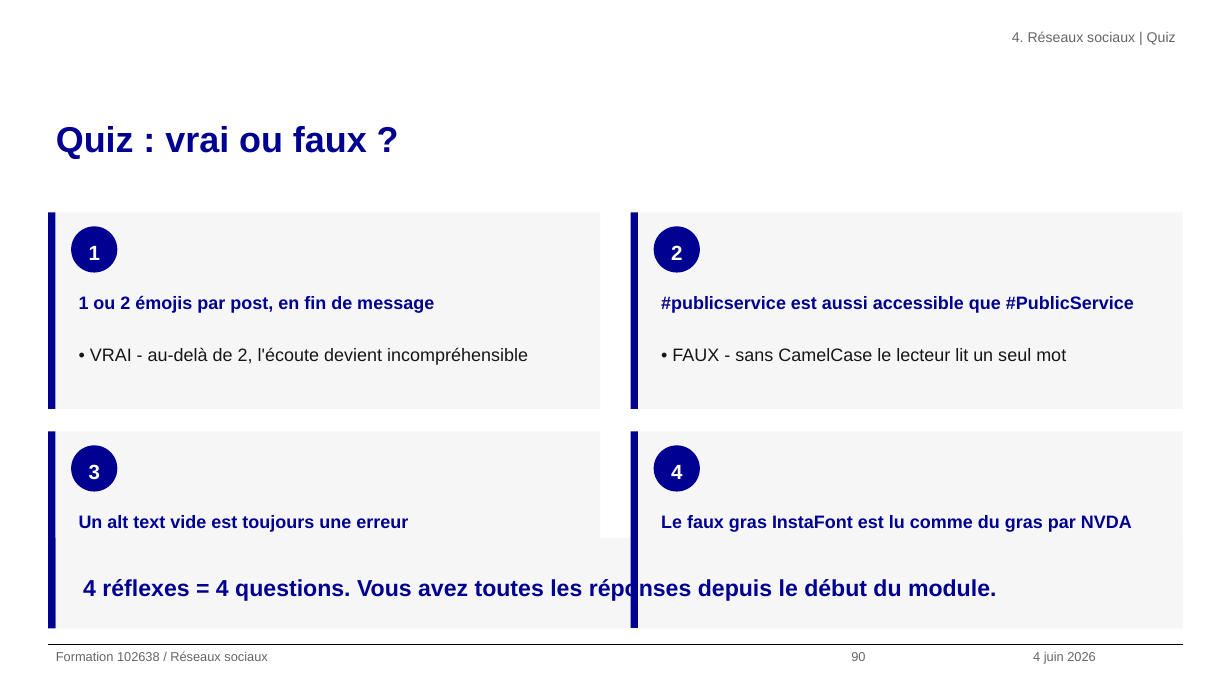
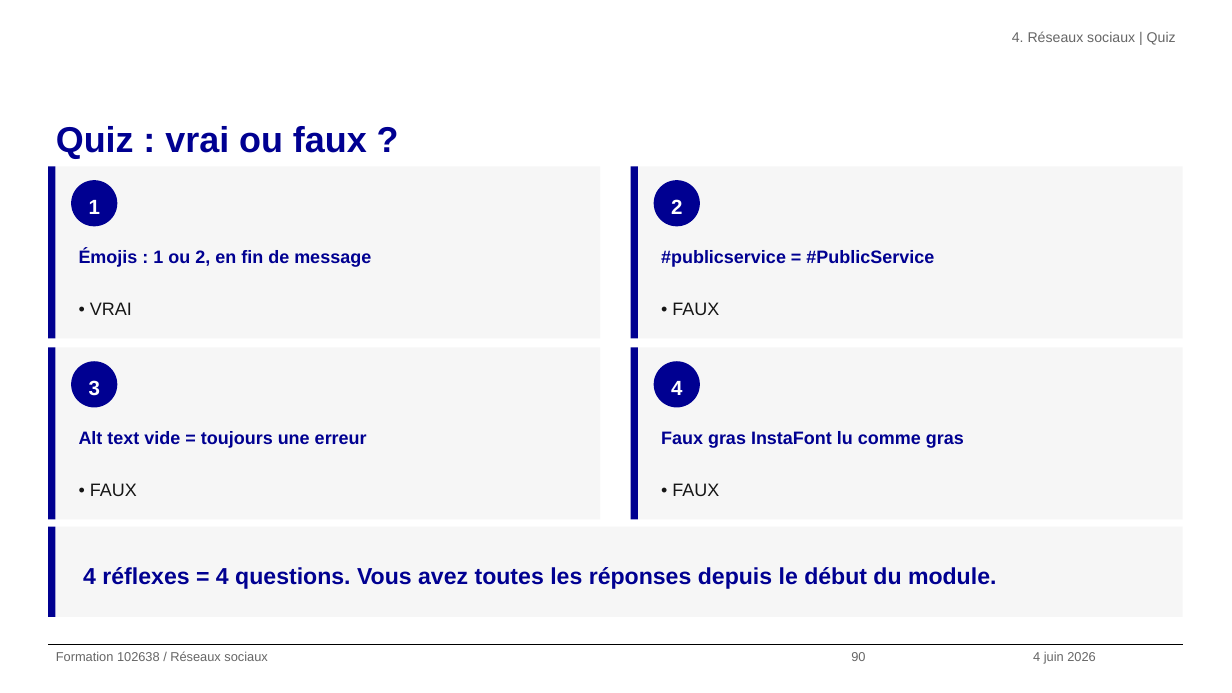
Before and after one commit to alexandra-guiderdoni/usine-fabrication-igpde-102846-ay11, a slide deck: slide 90 of formation-102638-juin-2026.pptx. Drawn at 1232x693 pixels with LibreOffice and Linux fonts; fonts in the diff are those of the drawing; background and template pictures are left out. Boxes give left, top, right and bottom in pixels: in the first picture for what was removed or moved away, otherwise in the second. Text is boxed around its words. In the diff, an @@ line names an element or a change of style, - is before the commit and + after.

```diff
--- a/formation-102638-juin-2026.pptx
+++ b/formation-102638-juin-2026.pptx
@@ rectangle: place and size @@
-rectangle at [48,213,55,409]
+rectangle at [48,166,55,338]
@@ rectangle: place and size @@
-rectangle at [55,213,600,409]
+rectangle at [55,166,600,338]
@@ rectangle: place and size @@
-rectangle at [630,213,638,409]
+rectangle at [630,166,638,338]
@@ rectangle: place and size @@
-rectangle at [638,213,1182,409]
+rectangle at [638,166,1182,338]
@@ ellipse "1": place and size @@
-ellipse "1" at [71,226,117,273]
+ellipse "1" at [71,180,117,226]
@@ ellipse "2": place and size @@
-ellipse "2" at [653,226,700,273]
+ellipse "2" at [653,180,700,226]
@@ text at [79,249,371,267]: text changed @@
-1 ou 2 émojis par post, en fin de message
+Émojis : 1 ou 2, en fin de message
@@ text at [661,250,934,267]: text changed @@
-#publicservice est aussi accessible que #PublicService
+#publicservice = #PublicService
@@ text at [90,302,132,315]: text changed @@
-• VRAI - au-delà de 2, l'écoute devient incompréhensible
+• VRAI
@@ text at [672,302,719,315]: text changed @@
-• FAUX - sans CamelCase le lecteur lit un seul mot
+• FAUX
@@ rectangle: place and size @@
-rectangle at [48,432,55,628]
+rectangle at [48,348,55,519]
@@ rectangle: place and size @@
-rectangle at [55,432,600,628]
+rectangle at [55,348,600,519]
@@ rectangle: place and size @@
-rectangle at [630,432,638,628]
+rectangle at [630,348,638,519]
@@ rectangle: place and size @@
-rectangle at [638,432,1182,628]
+rectangle at [638,348,1182,519]
@@ ellipse "3": place and size @@
-ellipse "3" at [71,445,117,492]
+ellipse "3" at [71,361,117,408]
@@ ellipse "4": place and size @@
-ellipse "4" at [653,445,700,492]
+ellipse "4" at [653,361,700,408]
@@ text at [79,431,367,448]: text changed @@
-Un alt text vide est toujours une erreur
+Alt text vide = toujours une erreur
@@ text at [661,431,964,448]: text changed @@
-Le faux gras InstaFont est lu comme du gras par NVDA
+Faux gras InstaFont lu comme gras
@@ text added at [90,483,137,496], 14 pt, text #161616 @@
+• FAUX
@@ text added at [672,483,719,496], 14 pt, text #161616 @@
+• FAUX
@@ 2 rectangles, 1 text: place and size @@
-2 rectangles, 1 text at [48,539,1183,628]
+2 rectangles, 1 text at [48,527,1183,616]
```
Also in this commit, not shown: 17 other slides changed, 29 other files.
